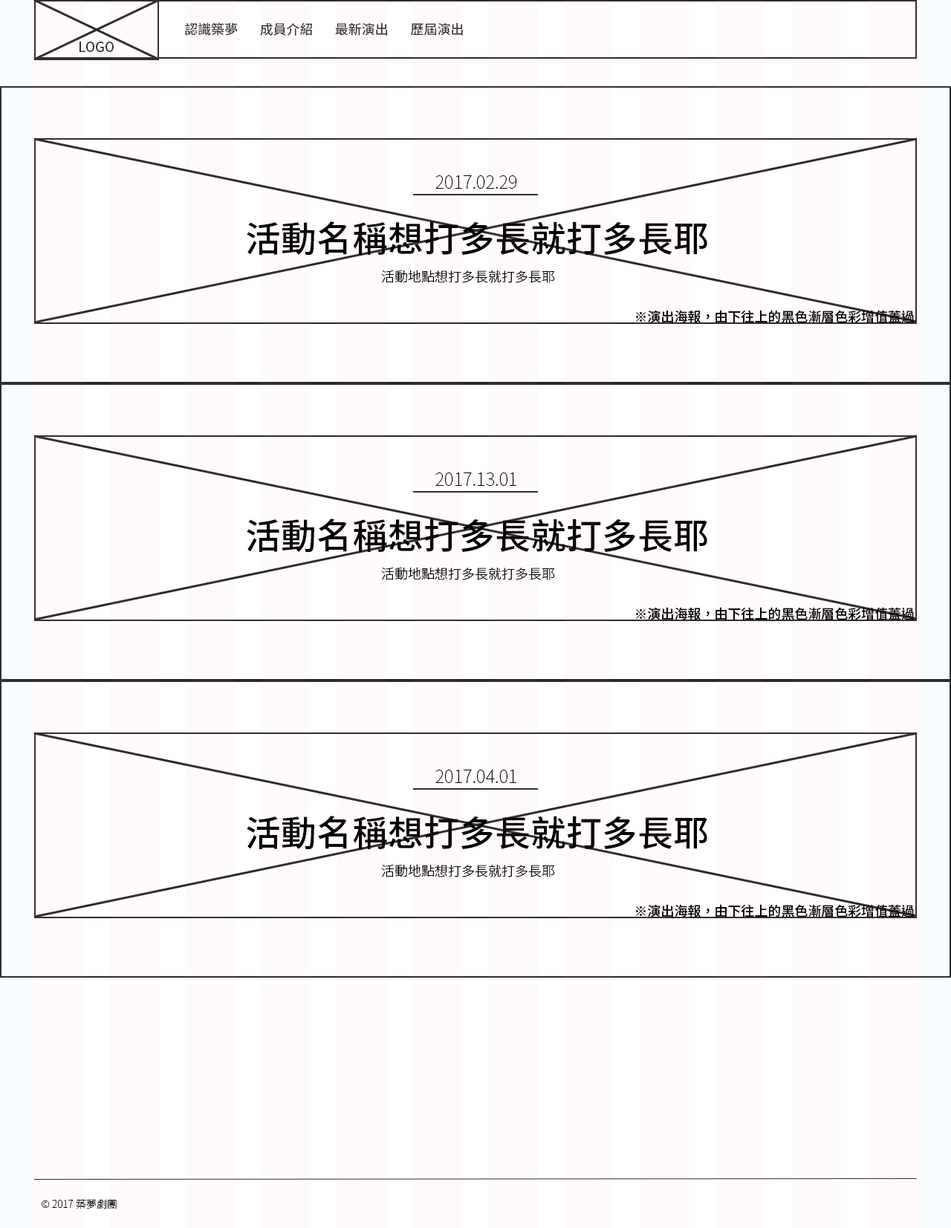
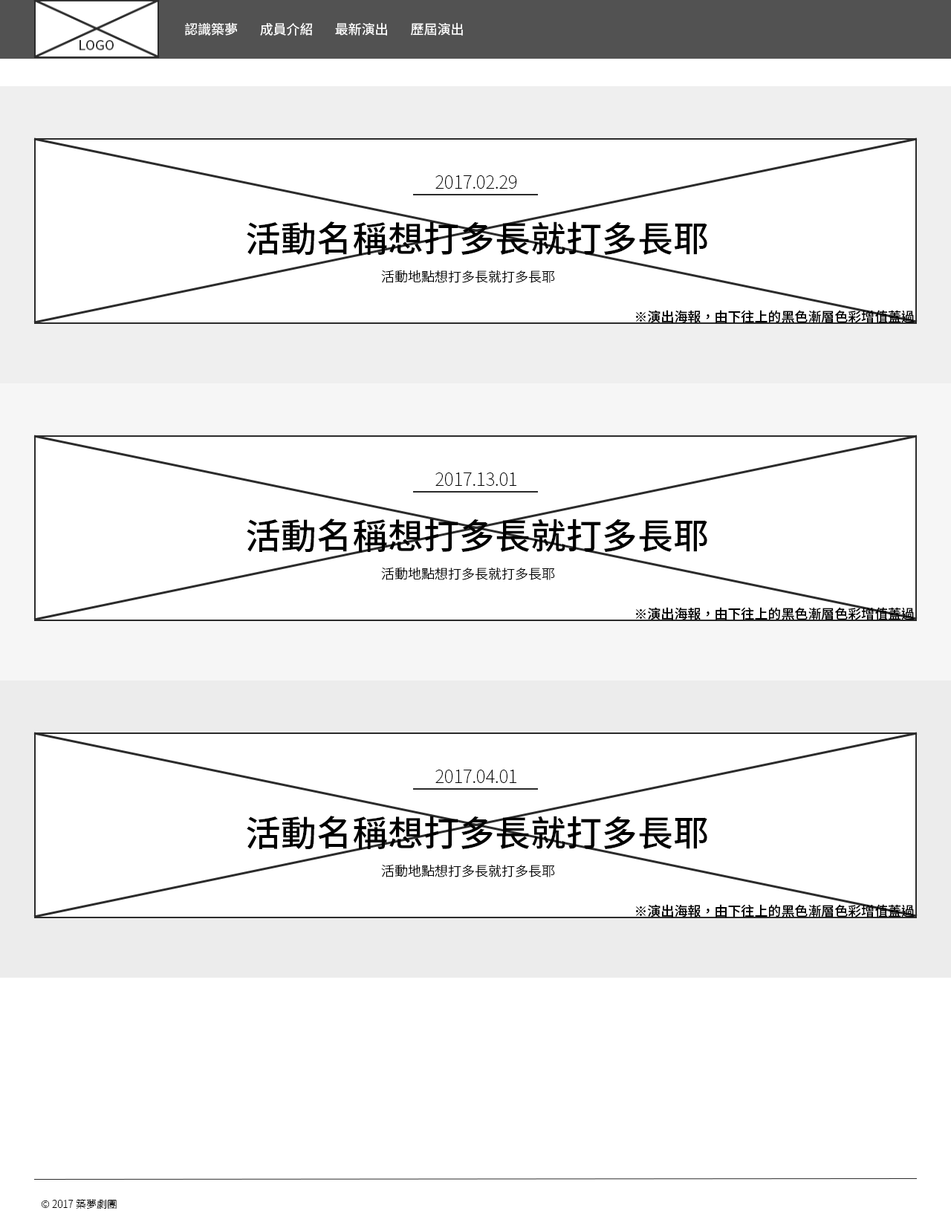
Layers edited between the first and the second 951 × 1228 image:
hid group "Grid System" (2 layers) over (0, 0, 951, 1228)
painted on "最新演出" over (335, 22, 388, 36)
painted on "歷屆演出" over (410, 22, 463, 36)
painted on "成員介紹" over (260, 22, 313, 36)
painted on "認識築夢" over (184, 22, 238, 36)
moved "LOGO" above "1188px * 80px NAV / 實際上不會有框線", painted on it over (33, 0, 160, 61)
painted on "1188px * 80px NAV / 實際上不會有框線" over (0, 0, 951, 59)
painted on "Height 400px" (1st of 3, in "Next Event(400px) 拷貝 2") over (0, 680, 951, 978)
painted on "Height 400px" (2nd of 3, in "Next Event(400px) 拷貝") over (0, 383, 951, 681)
painted on "Height 400px" (3rd of 3, in "Next Event(400px)") over (0, 86, 951, 384)
